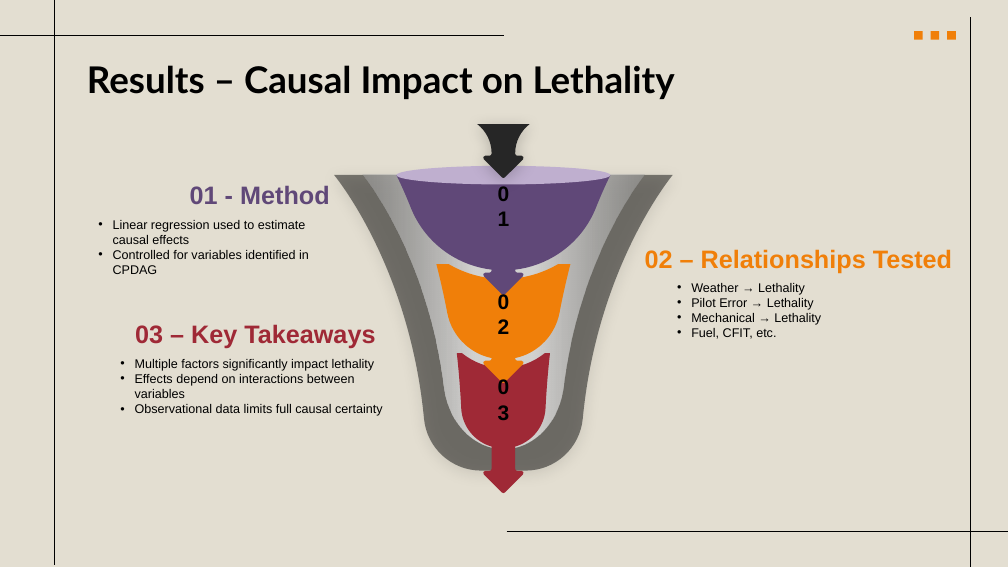
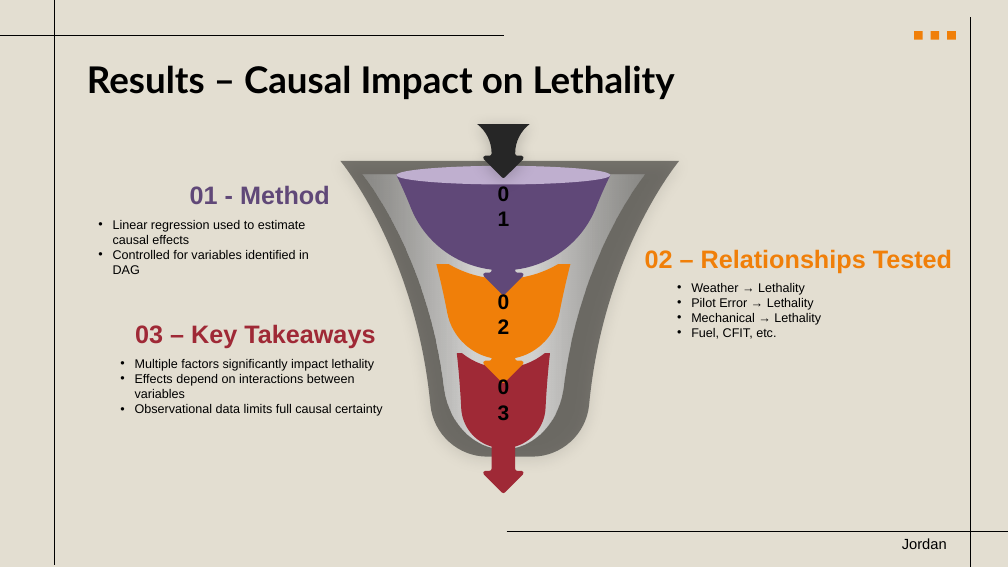
Before and after one commit to clancy-crawford/clancy-crawford.github.io, a slide deck: slide 14 of Projects/Lethal_Aviation_Accidents/MA_505_Final_Presentation.pptx. Drawn at 1008x567 pixels with LibreOffice and Linux fonts; fonts in the diff are those of the drawing. Boxes give left, top, right and bottom in pixels: in the first picture for what was removed or moved away, otherwise in the second. Text is boxed around its words. In the diff, an @@ line names an element or a change of style, - is before the commit and + after.

```diff
--- a/Projects/Lethal_Aviation_Accidents/MA_505_Final_Presentation.pptx
+++ b/Projects/Lethal_Aviation_Accidents/MA_505_Final_Presentation.pptx
@@ freeform shape: place and size @@
-freeform shape at [334,175,673,470]
+freeform shape at [340,161,679,457]
@@ text at [113,250,309,274]: text changed @@
-  • Controlled for variables identified in CPDAG
+  • Controlled for variables identified in DAG
@@ text added at [902,538,947,549], 14 pt, text #000000 @@
+Jordan
```
Also in this commit, not shown: 9 other slides changed, 5 slides added, 4 slides removed, 1 other file.
